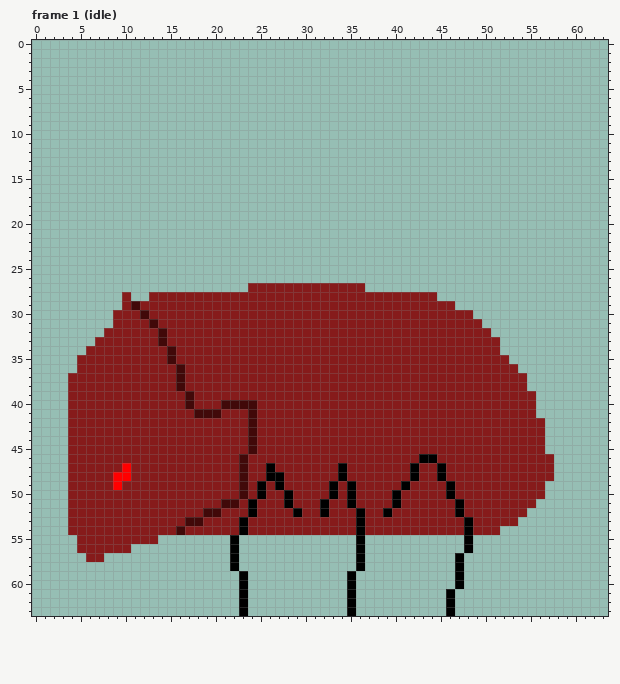
One commit to this pixel-art file: Assets/Sprites/Actors/Enemies/Woodeater_Soldier/Woodeater_Spldier_Prototype.aseprite. Above: the version before the commit.
64x64 pixels, 9 frames. Shown: frame 1 (idle). The commit also changed other frames, which this record leaves out.
After the commit:
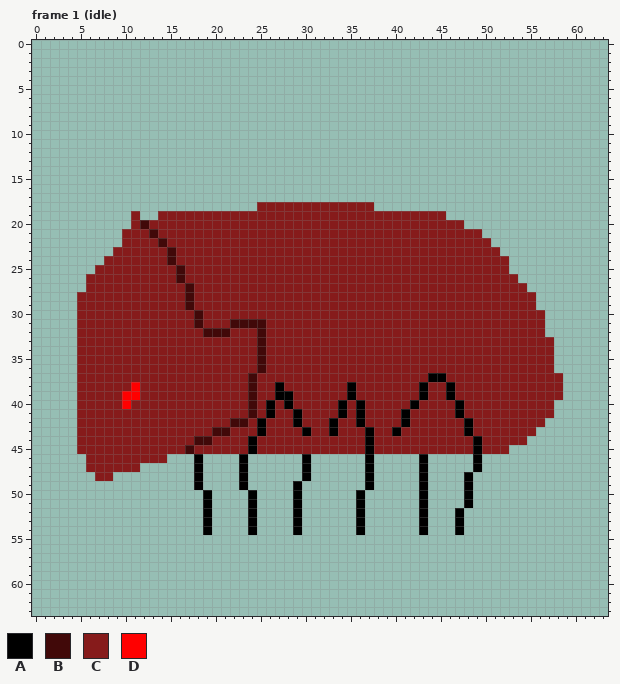
Palette (. is transparent): A #000000  B #410909  C #861b1b  D #ff0000
Diff:
layer "Layer 3" added
Frame 1 (idle), layers "Layer 2", "Layer 1 Copy":
y 18: x 25..37 ............. -> CCCCCCCCCCCCC
y 19: x 11 . -> C; x 14..45 ................................ -> CCCCCCCCCCCCCCCCCCCCCCCCCCCCCCCC
y 20: x 11..47 ..................................... -> CBCCCCCCCCCCCCCCCCCCCCCCCCCCCCCCCCCCC
y 21: x 10..49 ........................................ -> CCCBCCCCCCCCCCCCCCCCCCCCCCCCCCCCCCCCCCCC
y 22: x 10..50 ......................................... -> CCCCBCCCCCCCCCCCCCCCCCCCCCCCCCCCCCCCCCCCC
y 23: x 9..51 ........................................... -> CCCCCCBCCCCCCCCCCCCCCCCCCCCCCCCCCCCCCCCCCCC
y 24: x 8..52 ............................................. -> CCCCCCCBCCCCCCCCCCCCCCCCCCCCCCCCCCCCCCCCCCCCC
y 25: x 7..52 .............................................. -> CCCCCCCCCBCCCCCCCCCCCCCCCCCCCCCCCCCCCCCCCCCCCC
y 26: x 6..53 ................................................ -> CCCCCCCCCCBCCCCCCCCCCCCCCCCCCCCCCCCCCCCCCCCCCCCC
y 27: x 6..23 .................. -> CCCCCCCCCCCBCCCCCC; x 37..54 .................. -> CCCCCCCCCCCCCCCCCC
y 28: x 5..9 ..... -> CCCCC; x 11..12 .. -> CC; x 17 C -> B; x 45..55 ........... -> CCCCCCCCCCC
y 29: x 5..9 ..... -> CCCCC; x 11 B -> C; x 17 C -> B; x 47..55 ......... -> CCCCCCCCC
y 30: x 5..8 .... -> CCCC; x 12 B -> C; x 18 C -> B; x 49..56 ........ -> CCCCCCCC
y 31: x 5..8 .... -> CCCC; x 13 B -> C; x 18 C -> B; x 22..25 CCCC -> BBBB; x 50..56 ....... -> CCCCCCC
y 32: x 5..7 ... -> CCC; x 14 B -> C; x 19..21 CCC -> BBB; x 25 C -> B; x 51..56 ...... -> CCCCCC
y 33: x 5..6 .. -> CC; x 14 B -> C; x 25 C -> B; x 52..57 ...... -> CCCCCC
y 34: x 5 . -> C; x 15 B -> C; x 25 C -> B; x 52..57 ...... -> CCCCCC
y 35: x 15 B -> C; x 25 C -> B; x 53..57 ..... -> CCCCC
y 36: x 16 B -> C; x 25 C -> B; x 54..57 .... -> CCCC
y 37: x 4 C -> .; x 16 B -> C; x 24 C -> B; x 44..45 CC -> AA; x 55..58 .... -> CCCC
y 38: x 4 C -> .; x 11 C -> D; x 16 B -> C; x 24 C -> B; x 27 C -> A; x 35 C -> A; x 43 C -> A; x 46 C -> A; x 55..58 .... -> CCCC
y 39: x 4 C -> .; x 10..11 CC -> DD; x 17 B -> C; x 24 C -> B; x 27..28 CC -> AA; x 35 C -> A; x 43 C -> A; x 46 C -> A; x 56..58 ... -> CCC
y 40: x 4 C -> .; x 10 C -> D; x 17 B -> C; x 21..23 BBB -> CCC; x 26 C -> A; x 28 C -> A; x 34 C -> A; x 36 C -> A; x 42 C -> A; x 47 C -> A; x 56..57 .. -> CC
y 41: x 4 C -> .; x 18..20 BBB -> CCC; x 26 C -> A; x 29 C -> A; x 34 C -> A; x 36 C -> A; x 41 C -> A; x 47 C -> A; x 56..57 .. -> CC
y 42: x 4 C -> .; x 22..25 CCBC -> BBCA; x 29 C -> A; x 33 C -> A; x 36 C -> A; x 41 C -> A; x 48 C -> A
y 43: x 4 C -> .; x 20..21 CC -> BB; x 24..25 BC -> CA; x 30 C -> A; x 33 C -> A; x 37 C -> A; x 40 C -> A; x 48 C -> A; x 56 C -> .
y 44: x 4 C -> .; x 18..19 CC -> BB; x 24 B -> A; x 37 C -> A; x 49 C -> A; x 55..56 CC -> ..
y 45: x 4 C -> .; x 17 C -> B; x 24 B -> A; x 37 C -> A; x 49 C -> A; x 53..56 CCCC -> ....
y 46: x 4..5 CC -> ..; x 15..42 CCCCCCCCBCCCCCCCCCCCCCCCCCCC -> ...A....A......A......A.....; x 44..57 ACCCCCCCCCCCCC -> .....A........
y 47: x 4..5 CC -> ..; x 10 D -> C; x 12..57 CCCCCCCCCCCBCCACCCCCCCACCCCCCCACCACCCCCCCCCCCC -> ......A....A......A......A.....A.....A........
y 48: x 4..6 CCC -> ...; x 9..57 DDCCCCCCCCCCCCBCCAACCCCCCACCCCCCCACCACCCCCCCCCCCC -> .........A....A......A......A.....A....A.........
y 49: x 4..56 CCCCCDCCCCCCCCCCCCCBCACACCCCCACACCCCCACCCCACCCCCCCCCC -> ..............A....A.....A.......A.....A....A........
y 50: x 4..56 CCCCCCCCCCCCCCCCCCCBCACCACCCCACACCCCACCCCCACCCCCCCCCC -> ...............A....A....A......A......A....A........
y 51: x 4..23 CCCCCCCCCCCCCCCCCBBC -> ...............A....; x 25..55 CCCACCCACCACCCCACCCCCCACCCCCCCC -> ....A......A......A....A.......
y 52: x 4..23 CCCCCCCCCCCCCCCBBCCC -> ...............A....; x 25..28 CCCC -> ....; x 30..35 CCACCC -> ......; x 37..46 CCACCCCCCC -> ......A...; x 48..54 CCCCCCC -> .......
y 53: x 4..35 CCCCCCCCCCCCCBBCCCCACCCCCCCCCCCC -> ...............A....A....A......; x 37..53 CCCCCCCCCCCACCCCC -> ......A...A......
y 54: x 4..35 CCCCCCCCCCCCBCCCCCCACCCCCCCCCCCC -> ...............A....A....A......; x 37..51 CCCCCCCCCCCACCC -> ......A...A....
y 55: x 5..13 CCCCCCCCC -> .........; x 22 A -> .; x 36 A -> .; x 48 A -> .
y 56: x 5..10 CCCCCC -> ......; x 22 A -> .; x 36 A -> .; x 48 A -> .
y 57: x 6..7 CC -> ..; x 22 A -> .; x 36 A -> .; x 47 A -> .
y 58: x 22 A -> .; x 36 A -> .; x 47 A -> .
y 59..60: x 23 A -> .; x 35 A -> .; x 47 A -> .
y 61..63: x 23 A -> .; x 35 A -> .; x 46 A -> .
Where, in picture pixels (left, top, right, bottom), the same in both pictures:
changed: (68, 202, 563, 616)
